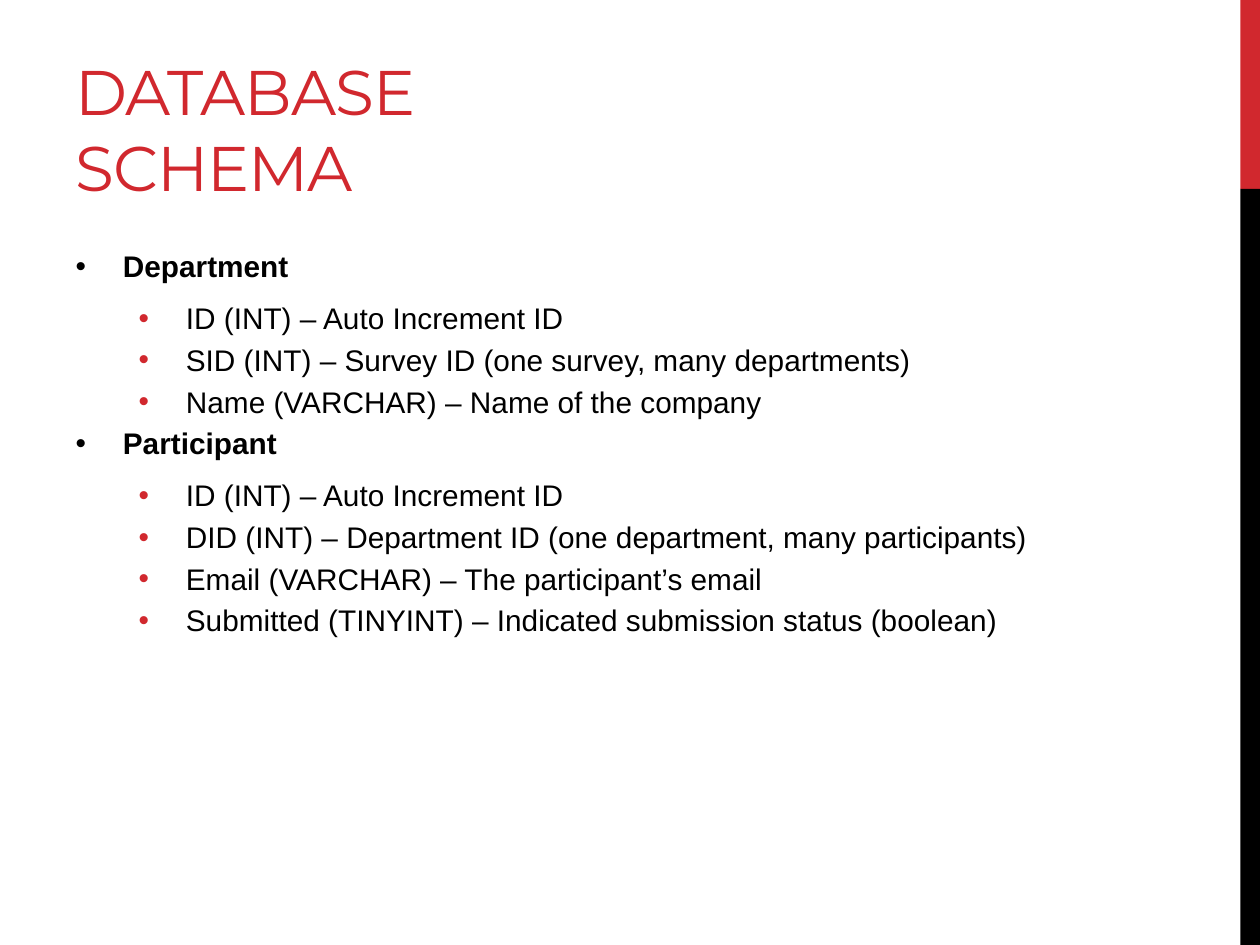
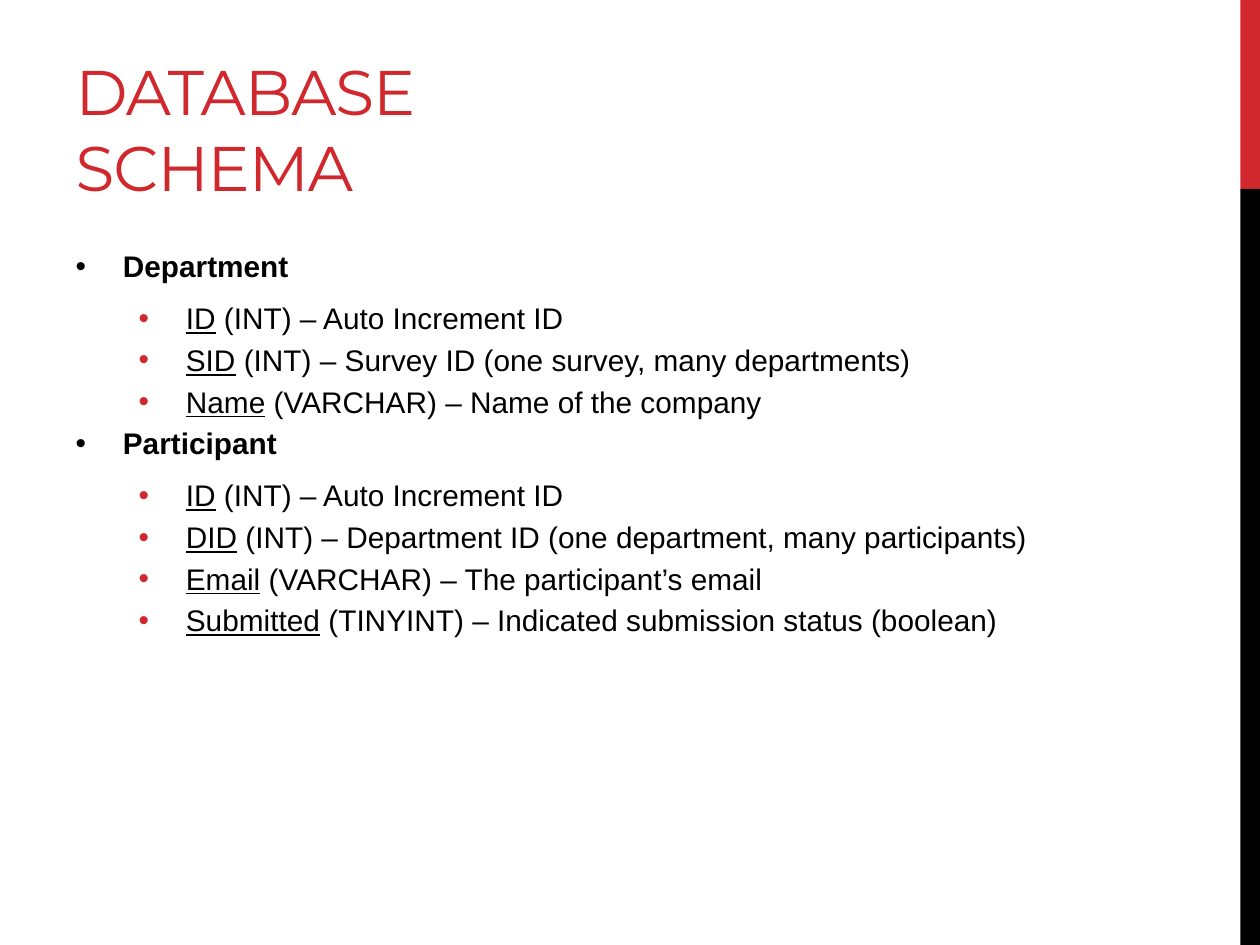
Before and after one commit to AndreasSchwagerl/RR-Survey-System, a slide deck: slide 14 of Survey System - Progress Presentation 3.pptx. Drawn at 1260x945 pixels with LibreOffice and Linux fonts; fonts in the diff are those of the drawing. Boxes give left, top, right and bottom in pixels: in the first picture for what was removed or moved away, otherwise in the second. Text is boxed around its words. In the diff, an @@ line names an element or a change of style, - is before the commit and + after.

```diff
--- a/Survey System - Progress Presentation 3.pptx
+++ b/Survey System - Progress Presentation 3.pptx
@@ text at (186,307,1026,637): underline on in "ID", "SID", "Name", "ID" and 3 more places @@
```
Also in this commit, not shown: 2 other slides changed.
